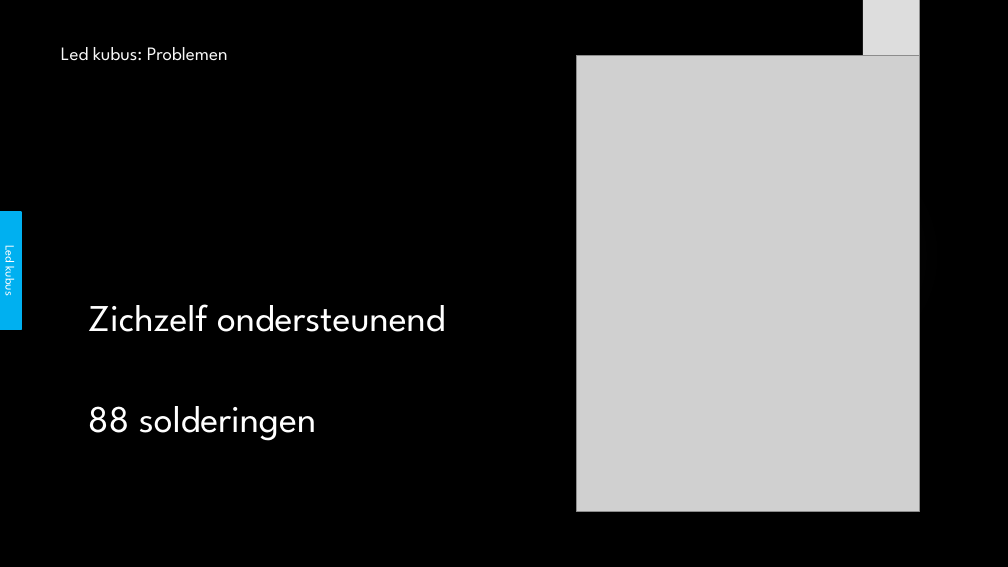
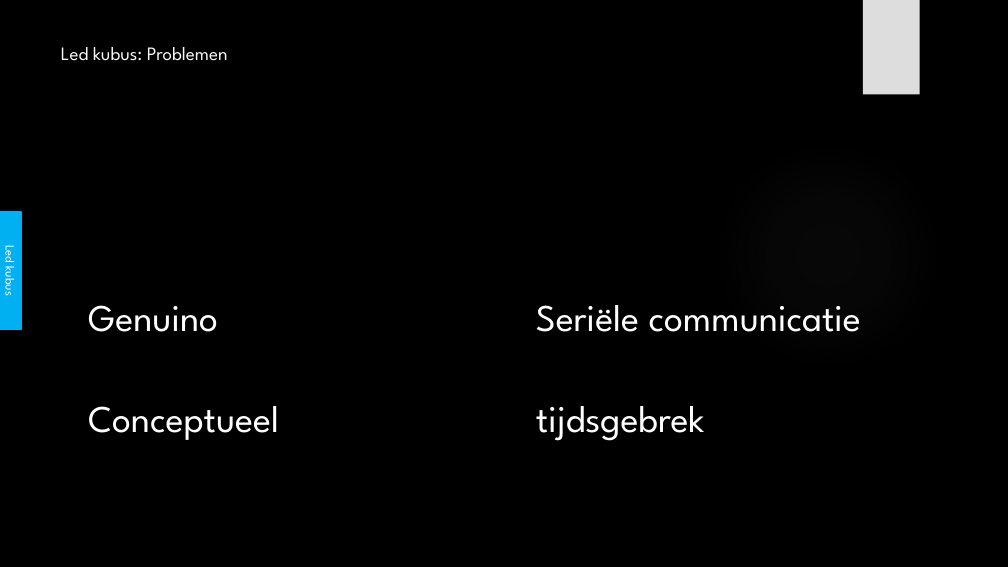
Before and after one commit to its-3ncrypt/Led_Cube_arduino, a slide deck: slide 15 of _Administratie/Presentatie GIP.pptx (slide 14 before the commit). Drawn at 1008x567 pixels with LibreOffice and Linux fonts; fonts in the diff are those of the drawing; grey boxes stand for pictures; background and template pictures are left out. Boxes give left, top, right and bottom in pixels: in the first picture for what was removed or moved away, otherwise in the second. Text is boxed around its words. In the diff, an @@ line names an element or a change of style, - is before the commit and + after.

Commit message:
powerpoint af

```diff
--- a/_Administratie/Presentatie GIP.pptx
+++ b/_Administratie/Presentatie GIP.pptx
@@ picture removed at <box>576,55,920,511</box> @@
@@ text at <box>88,305,279,440</box>: text changed @@
-Zichzelf ondersteunend
-88 solderingen
+Genuino
+Conceptueel
@@ text added at <box>536,305,861,441</box>, 36 pt, text #FFFFFF @@
+Seriële communicatie
+tijdsgebrek
```
Also in this commit, not shown: 1 other slide changed, 5 slides added, 7 slides removed, 2 other files.
